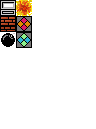
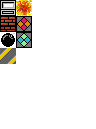
Two versions of the same layered image (96 × 129). Layer-by-layer changes:
added layer "Dark brick" above "Brick" over [0, 48, 16, 64]
